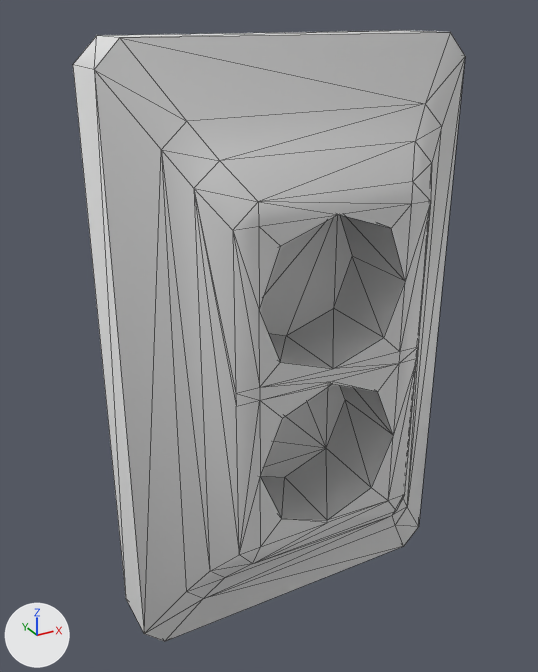
What one commit did to the FBX model Assets/BedRoomAfterFirstDream/main_model.fbx.
The view is the same before and after, from a 50 mm camera at (0.1986, 1.3565, 0.7786) aimed at (0.2831, 1.5101, 0.7018). Arrows for +X, +Y and +Z are at lower left; the lights stay in place. Mesh edges are drawn as thin lines. Where no turn or scale is listed for an object, it has been applied to the vertices. Vertices at the same position are counted once.
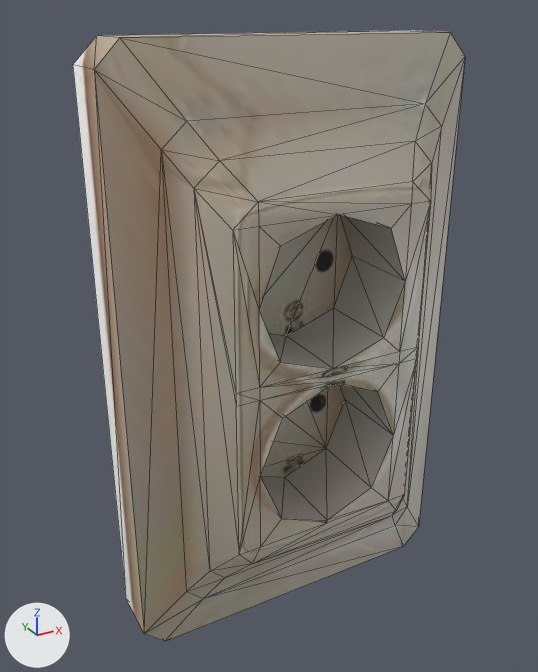
Pixel boxes [x1, y1, x2, y2] of what changed, in the pictures (538 x 672 px; the box of a moved part takes in the faces that stretch with it):
part 1 of me_mesh_006, moved or reshaped
    both: [259, 216, 337, 336]
part 2 of me_mesh_006, recoloured
    both: [73, 30, 465, 641]

What changed in the scene script:
```text
Add img_rossete_jpg:
    img_rossete_jpg = load_image('rossete.jpg', 'Materials/rossete.jpg', 275, 183, 'sRGB')
Add mat_material_023:
    mat_material_023 = principled_material('Material.023')
    mat_material_023.texture = img_rossete_jpg
Change me_mesh_006:
    used by ob_box007; location = (0.2887, 1.5125, 0.6199)
    verts and faces of me_mesh_006; kept vertices keep their numbers, new ones are numbered from 86
    before: 70 (0.015, -0.001, 0.113), 74 (-0.014, -0.001, 0.085), 75 (0.0, -0.001, 0.08) at pixel (286, 335), 76 (0.015, -0.001, 0.085) at pixel (333, 308)
    remove me_mesh_006.from_pydata(...)  # 86 vertices, 162 faces; spans x -0.047..0.047, y -0.023..0.007, z 0.0..0.154
    add me_mesh_006.from_pydata(...)  # 87 vertices, 162 faces; spans x -0.047..0.047, y -0.023..0.007, z 0.0..0.154
    me_mesh_006 part 1
    add delete_faces([(70, 74, 75), (70, 75, 76)])
    add verts[86] = (0.007, -0.001, 0.096)  # pixel (311, 272)
    add faces += [(70, 74, 75, 86), (70, 86, 75, 76)]
    me_mesh_006 part 2: 160 faces spanning x -0.047..0.047, y -0.023..0.007, z 0.0..0.154 switch from no material to mat_material_023 (picture img_rossete_jpg)
```
